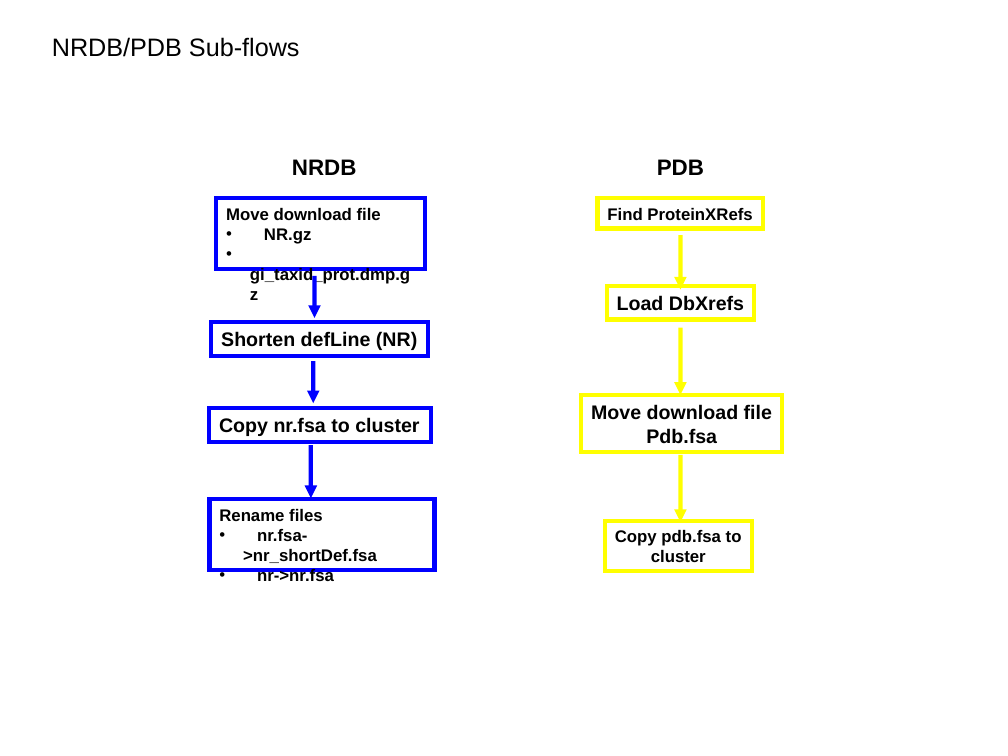
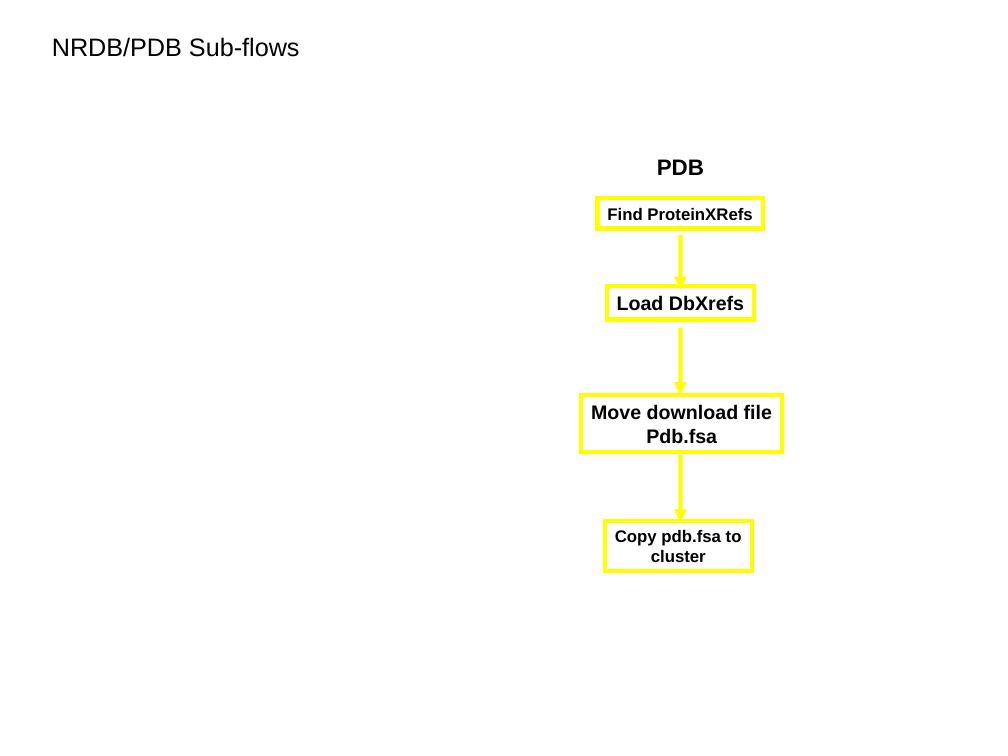
Before and after one commit to VEuPathDB/ApiCommonData, a slide deck: slide 7 of Load/doc/workflow/AnalysisWorkflow.ppt (slide 6 before the commit). Drawn at 1008x756 pixels with LibreOffice and Linux fonts; fonts in the diff are those of the drawing. Boxes give left, top, right and bottom in pixels: in the first picture for what was removed or moved away, otherwise in the second. Text is boxed around its words. In the diff, an @@ line names an element or a change of style, - is before the commit and + after.

```diff
--- a/Load/doc/workflow/AnalysisWorkflow.ppt
+++ b/Load/doc/workflow/AnalysisWorkflow.ppt
@@ text removed at [292,159,356,175] @@
-NRDB
@@ rectangle removed at [217,199,425,269] @@
-Move download file
-• NR.gz
-• gi_taxid_prot.dmp.gz
@@ arrow removed from (314, 276) to (314, 318) @@
@@ rectangle removed at [212,322,428,356] @@
-Shorten defLine (NR)
@@ arrow removed from (313, 361) to (313, 403) @@
@@ rectangle removed at [209,408,430,443] @@
-Copy nr.fsa to cluster
@@ arrow removed from (310, 446) to (310, 498) @@
@@ rectangle removed at [210,499,434,570] @@
-Rename files
-• nr.fsa->nr_shortDef.fsa
-• nr->nr.fsa
```
Also in this commit, not shown: 2 other slides changed, 1 slide added, 3 other files.
